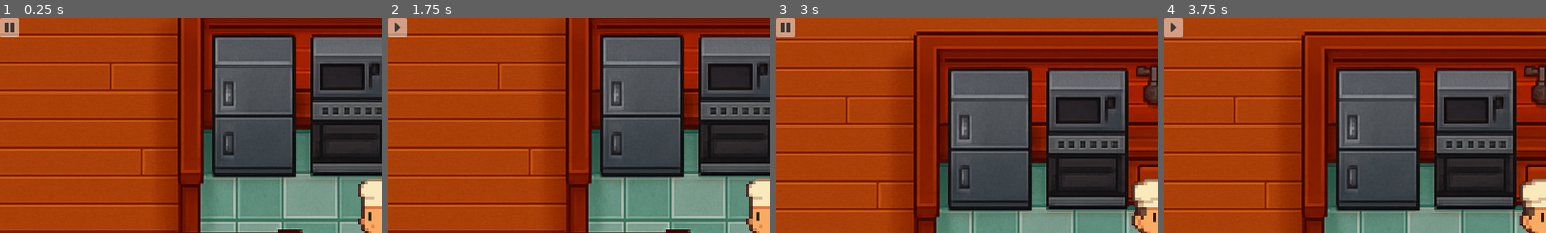
Above: before the commit, frames 1-4 (left to right).
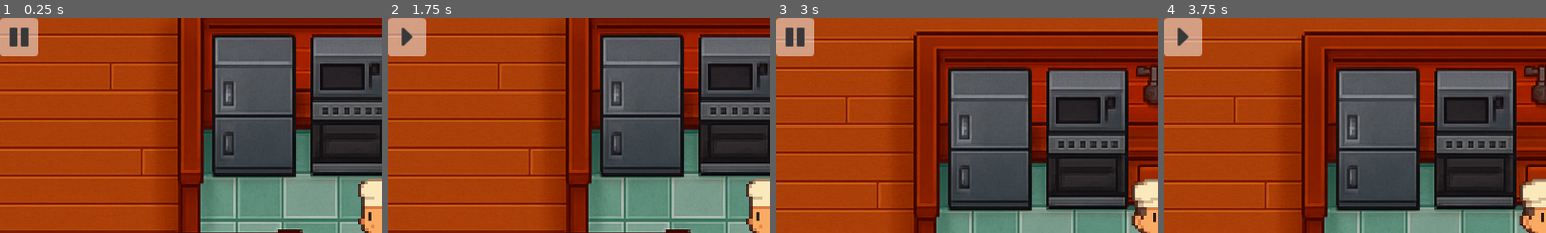
Above: after the commit, the same moments.

Repository: AlanLeo32/Rush---Dine
Game: Godot game, scene res://noche.tscn
The game is run twice, just before and just after one commit, with the same random seed, the same clock (stepped at 60 frames per second) and the same inputs. This scene is started directly instead of the project's main scene.
Inputs (mouse positions are % of the whole screen's width and height, from its top left; square brackets give the same spot before the commit, where the layout moved):
- Up to frame 1 (0.25 s): no input
- Up to frame 2 (1.75 s): click (2, 4) [1, 2] at 0.5 s; tap Enter (ui_accept) at 1.25, 1.52 s; move the mouse to (72, 45) at 1.27 s; hold Right (ui_right) from 1.28 s (still down); click (72, 45) at 1.42 s
- Up to frame 3 (3 s): release Right (ui_right) at 2 s; tap Enter (ui_accept) at 2 s; drag from (30, 55) to (46, 32) at 2.02 s; move the mouse to (60, 28) at 2.77 s; hold Right (ui_right) from 2.78 s (still down)
- Up to frame 4 (3.75 s): release Right (ui_right) at 3.5 s; tap Enter (ui_accept) at 3.5 s; drag from (45, 70) to (28, 40) at 3.52 s
The pictures show only the part of the screen within x 0-50%, y 0-50%; the shares and areas given below are measured in that part.

The runs differ from the first frame. In frame 1, 1.5% of the frame differs, in the area x 0-10%, y 0-18%; in frame 2, 1.4%; in frame 3, 1.5%; in frame 4, 1.4%.

Commit message:
fix boton pausa
Aumente el tamaño del boton de pausa

Diff:
--- a/rush-n-dine/BotonPausa.gd
+++ b/rush-n-dine/BotonPausa.gd
@@ -1,6 +1,6 @@
 extends CanvasLayer
 
-@onready var boton := $TextureButton
+@onready var boton := $BotonPausa
 
 var textura_pausa := preload("res://Sprites/BotonPausa.png")
 var textura_play := preload("res://Sprites/BotonDesapausar.png")
--- a/rush-n-dine/noche.tscn
+++ b/rush-n-dine/noche.tscn
@@ -264,13 +264,14 @@
 layer = 100
 script = ExtResource("16_lvlro")
 
-[node name="TextureButton" type="TextureButton" parent="CanvasLayer2"]
+[node name="BotonPausa" type="TextureButton" parent="CanvasLayer2"]
 process_mode = 3
 offset_right = 40.0
 offset_bottom = 40.0
+scale = Vector2(2, 2)
 action_mode = 0
 texture_normal = ExtResource("17_1ji4q")
 
 [connection signal="body_entered" from="Mesada" to="Tacho" method="_on_mesada_body_entered"]
 [connection signal="pressed" from="CanvasLayer/Interactuar" to="CharacterBodyCocinero2D" method="_on_interactuar_pressed"]
-[connection signal="pressed" from="CanvasLayer2/TextureButton" to="CanvasLayer2" method="_on_texture_button_pressed"]
+[connection signal="pressed" from="CanvasLayer2/BotonPausa" to="CanvasLayer2" method="_on_texture_button_pressed"]
